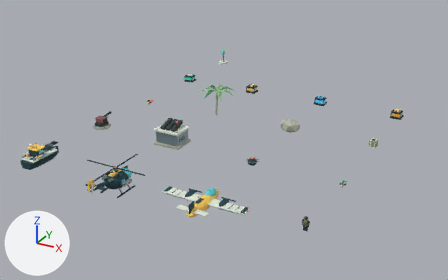
Two versions of the Blender file art/tidelock-assets.blend, one commit apart.
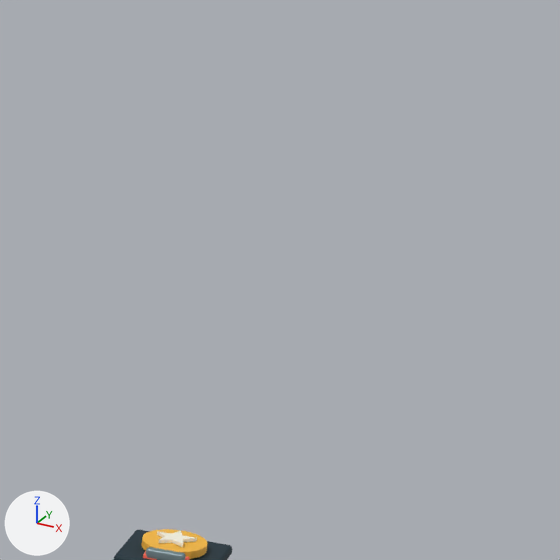
The first picture shows the older version from a camera (50 mm lens) standing at (45.8, -43.1, 28.3) and looking at (13.2, 16.2, -1.3). The close-ups show the older and then the newer version on the part from 85% to 98% of the width and 19% to 40% of the height of that picture. Only the edits that show in the close-ups are written down. Arrows for +X, +Y and +Z are at lower left; the lights stay in place.

Names of what the first close-up shows: 'Case lid.003', 'pickup-medal_gold' and 3 more.
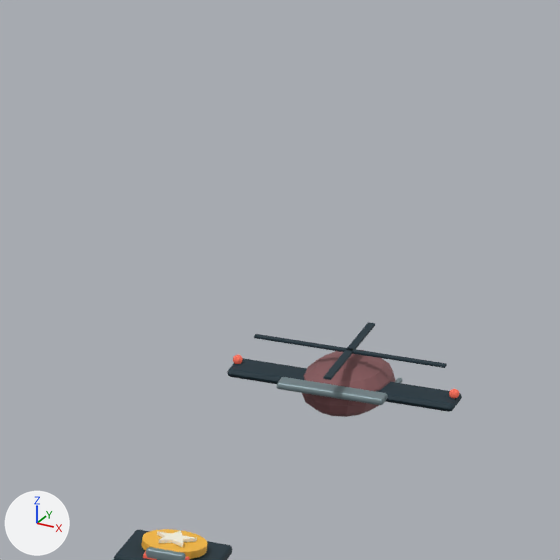
Changed parts and their boxes (x1, y1, x2, y2) in the close-ups (560 x 560 px):
'Drone fuselage', added (brown)
    after: (302, 350, 395, 417)
'Drone wing', added (dark cyan)
    after: (227, 358, 462, 412)
'drone_steel', added
    after: (277, 377, 403, 405)
'DroneRotor_edge', added
    after: (254, 322, 447, 380)
'drone_coral', added
    after: (233, 355, 459, 399)

The change, as a diff of the scene's bpy script:
```diff
--- a/art/tidelock-assets.blend.py
+++ b/art/tidelock-assets.blend.py
@@ me_cone_101 @@
+me_cone_101.from_pydata(...)  # 88 vertices, 74 faces; spans x -0.21..1.29, y -0.43..0.05, z -1.8..0.39
+me_cone_101.materials.append(mat_steel)  # greyish cyan #798c91
@@ me_cube_183 @@
+me_cube_183.from_pydata(...)  # 112 vertices, 108 faces; spans x -1.35..1.35, y -1.35..1.35, z -0.02..0.02
+me_cube_183.materials.append(mat_edge)  # dark cyan #142e39
@@ me_sphere_035 @@
+me_sphere_035.from_pydata(...)  # a UV sphere (16 segments, 8 rings, poles along z) spanning x -1.0..1.0, y -1.0..1.0, z -1.0..1.0; a UV sphere (16 segments, 8 rings, poles along z) spanning x -6.15..-5.62, y -4.07..-3.59, z 0.7..1.3; a UV sphere (16 segments, 8 rings, poles along z) spanning x 5.62..6.15, y -4.07..-3.59, z 0.7..1.3
+me_sphere_035.materials.append(mat_coral)  # red #ed6853, glowing red #ed6853
@@ me_cube_181 @@
+me_cube_181.from_pydata(...)  # 56 vertices, 54 faces; spans x -1.6..1.6, y -0.32..0.32, z -0.06..0.06
+me_cube_181.materials.append(mat_edge)  # dark cyan #142e39
@@ me_sphere_034 @@
+me_sphere_034.from_pydata(...)  # a UV sphere (16 segments, 8 rings, poles along z) spanning x -1.0..1.0, y -1.0..1.0, z -1.0..1.0
+me_sphere_034.materials.append(mat_uniform)  # brown #87585b
@@ ob_drone_steel @@
+ob_drone_steel = bpy.data.objects.new('drone_steel', me_cone_101)
+ob_drone_steel.parent = ob_drone
+ob_drone_steel.location = (-0.54, 0.585, -0.17)
+ob_drone_steel.rotation_euler = (-1.571, 0.0, 0.0)  # degrees (-90, 0, 0)
@@ ob_drone @@
+ob_drone = bpy.data.objects.new('drone', None)
+ob_drone.location = (30.0, 40.0, 0.0)
@@ ob_dronerotor_edge @@
+ob_dronerotor_edge = bpy.data.objects.new('DroneRotor_edge', me_cube_183)
+ob_dronerotor_edge.parent = ob_dronerotor
+ob_dronerotor_edge.location = (0.0, 0.0, 0.0)
@@ ob_dronerotor @@
+ob_dronerotor = bpy.data.objects.new('DroneRotor', None)
+ob_dronerotor.parent = ob_drone
+ob_dronerotor.location = (0.0, -0.15, 0.53)
@@ ob_drone_coral @@
+ob_drone_coral = bpy.data.objects.new('drone_coral', me_sphere_035)
+ob_drone_coral.parent = ob_drone
+ob_drone_coral.location = (0.0, 0.87, -0.06)
+ob_drone_coral.scale = (0.26, 0.29, 0.23)
@@ ob_drone_wing @@
+ob_drone_wing = bpy.data.objects.new('Drone wing', me_cube_181)
+ob_drone_wing.parent = ob_drone
+ob_drone_wing.location = (0.0, -0.25, 0.05)
@@ ob_drone_fuselage @@
+ob_drone_fuselage = bpy.data.objects.new('Drone fuselage', me_sphere_034)
+ob_drone_fuselage.parent = ob_drone
+ob_drone_fuselage.location = (0.0, 0.0, 0.0)
+ob_drone_fuselage.scale = (0.63, 1.1, 0.37)
```
